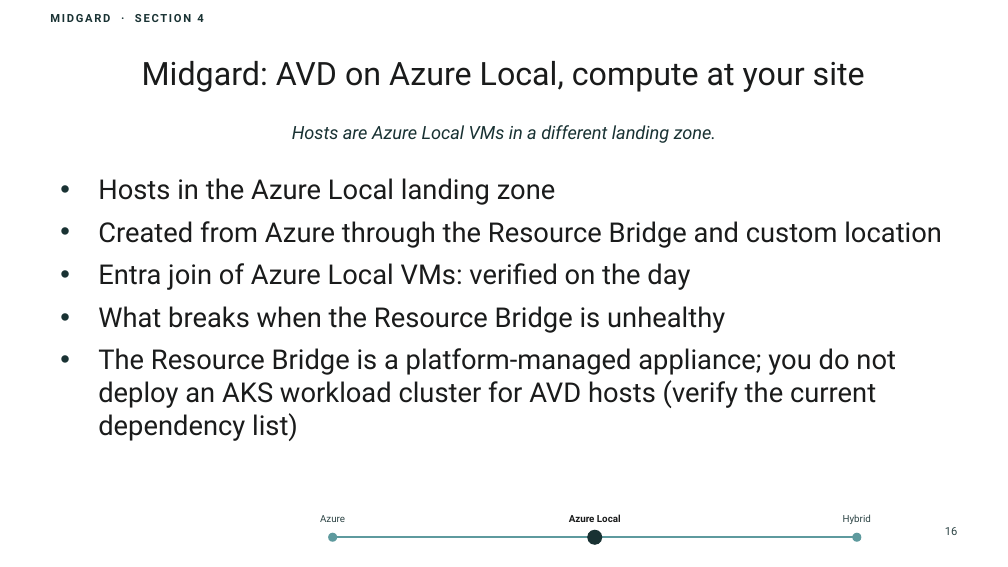
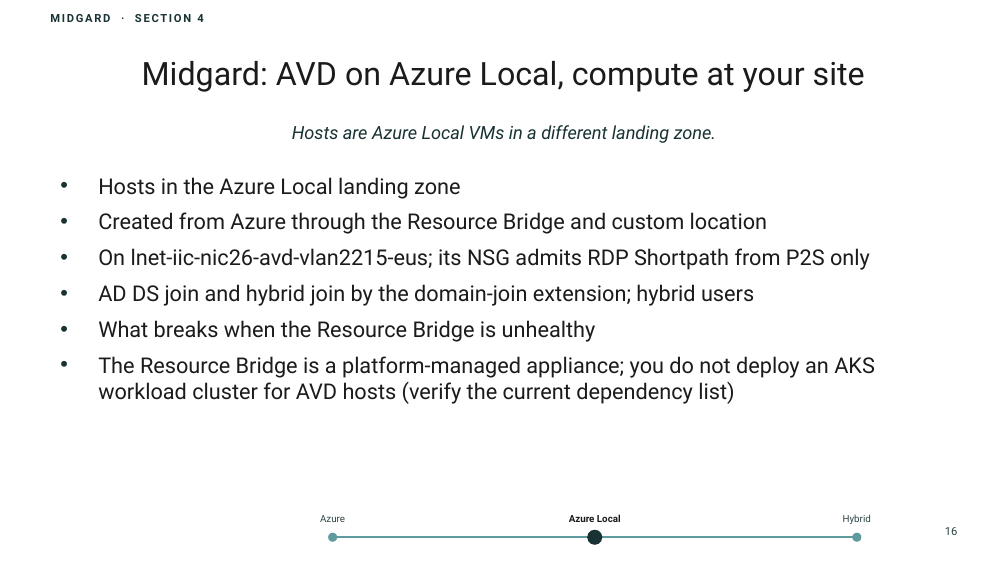
Before and after one commit to thisismydemo/nic2026_avd, a slide deck: slide 16 of presentation/AVD_Anywhere_NIC2026.pptx. Drawn at 1008x567 pixels with LibreOffice and Linux fonts; fonts in the diff are those of the drawing; background and template pictures are left out. Boxes give left, top, right and bottom in pixels: in the first picture for what was removed or moved away, otherwise in the second. Text is boxed around its words. In the diff, an @@ line names an element or a change of style, - is before the commit and + after.

```diff
--- a/presentation/AVD_Anywhere_NIC2026.pptx
+++ b/presentation/AVD_Anywhere_NIC2026.pptx
@@ text at [98,177,875,404]: size 19.5 to 15.5 pt in "Hosts in the Azure Local landing zone", "Created from Azure through the Resource Bridge ...", "What breaks when the Resource Bridge is ...", "The Resource Bridge is a platform-managed appliance; ..." @@
@@ text at [98,248,870,306]: text changed; size 19.5 to 15.5 pt @@
-• Entra join of Azure Local VMs: verified on the day
+• On lnet-iic-nic26-avd-vlan2215-eus; its NSG admits RDP Shortpath from P2S only
+• AD DS join and hybrid join by the domain-join extension; hybrid users
```
Also in this commit, not shown: 18 other slides changed, 1 slide added, 16 other files.
